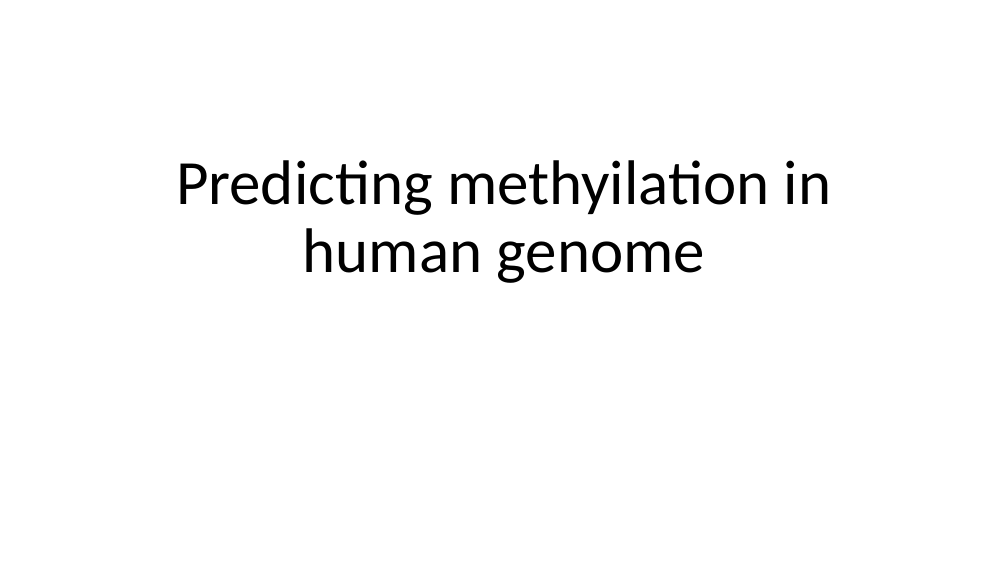
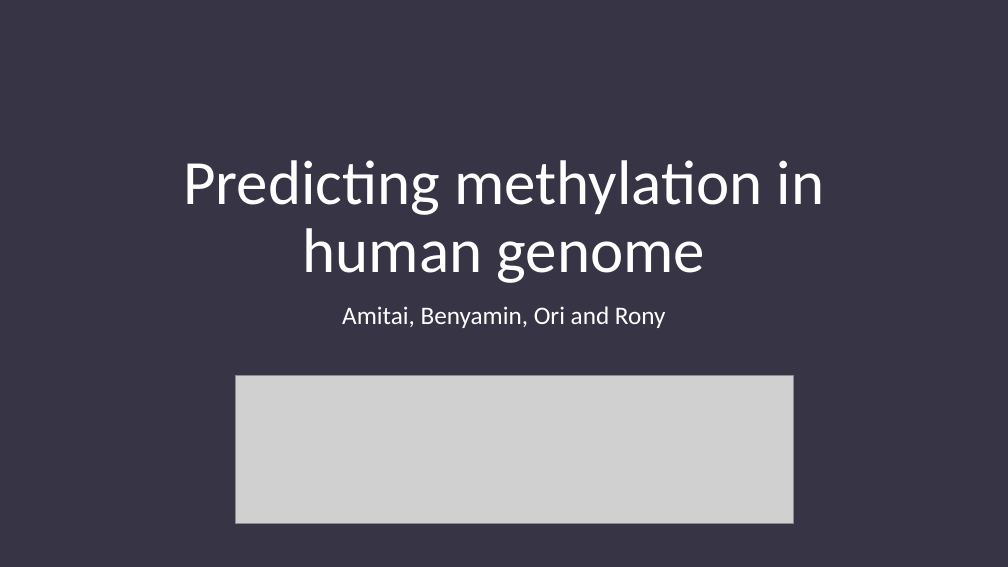
Before and after one commit to amitaifrey/methyl-motif, a slide deck: slide 1 of Predicting methyilation in human genome.pptm. Drawn at 1008x567 pixels with LibreOffice and Linux fonts; fonts in the diff are those of the drawing; grey boxes stand for pictures. Boxes give left, top, right and bottom in pixels: in the first picture for what was removed or moved away, otherwise in the second. Text is boxed around its words. In the diff, an @@ line names an element or a change of style, - is before the commit and + after.

```diff
--- a/Predicting methyilation in human genome.pptm
+++ b/Predicting methyilation in human genome.pptm
@@ background #FFFFFF to #373545 @@
@@ title at bbox=[183, 160, 825, 283]: text changed; text colour #000000 to #FFFFFF @@
-Predicting methyilation in human genome
+Predicting methylation in human genome
@@ text added at bbox=[342, 306, 666, 328], 24 pt, text #FFFFFF @@
+Amitai, Benyamin, Ori and Rony
@@ picture added at bbox=[236, 375, 794, 523] @@
```
Also in this commit, not shown: 6 other slides changed, 3 slides added, 2 slides removed.
